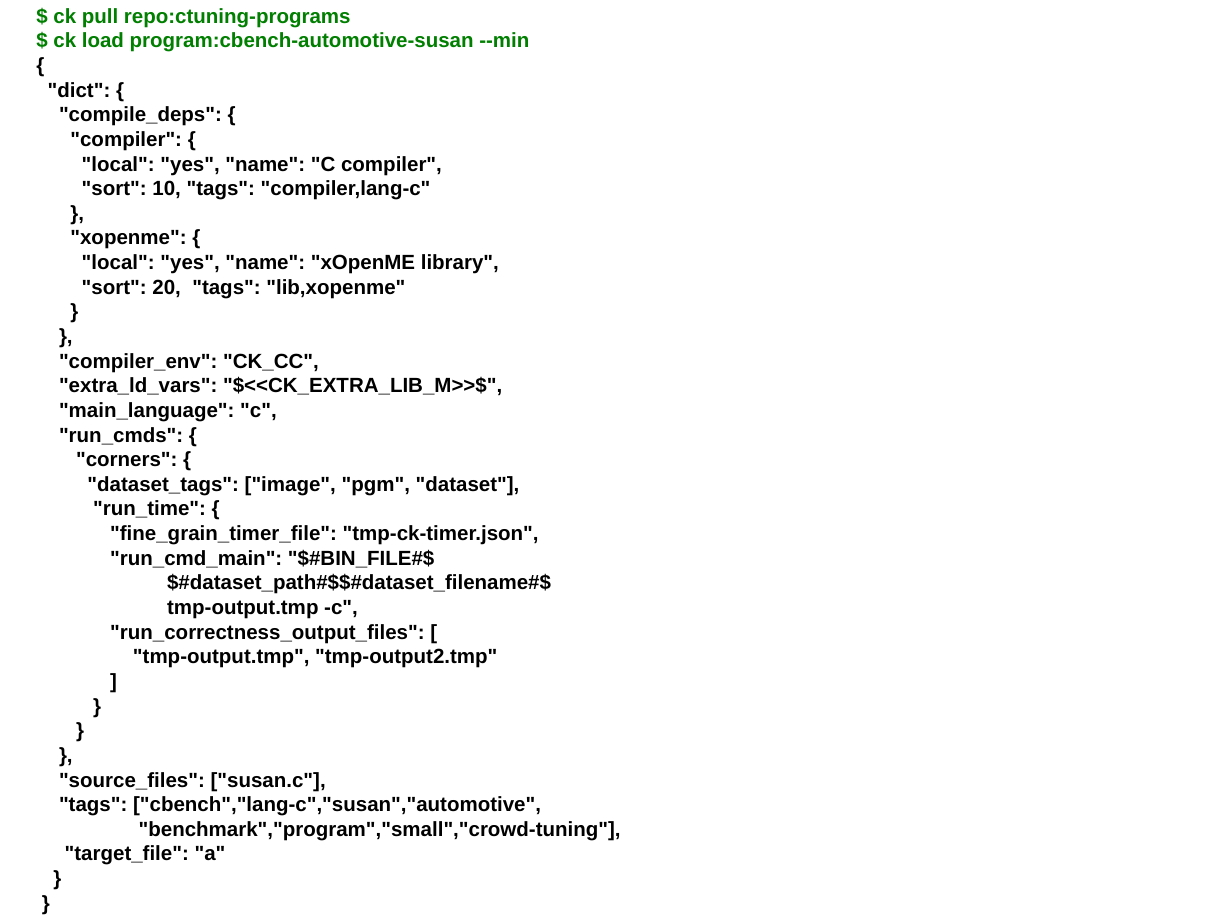
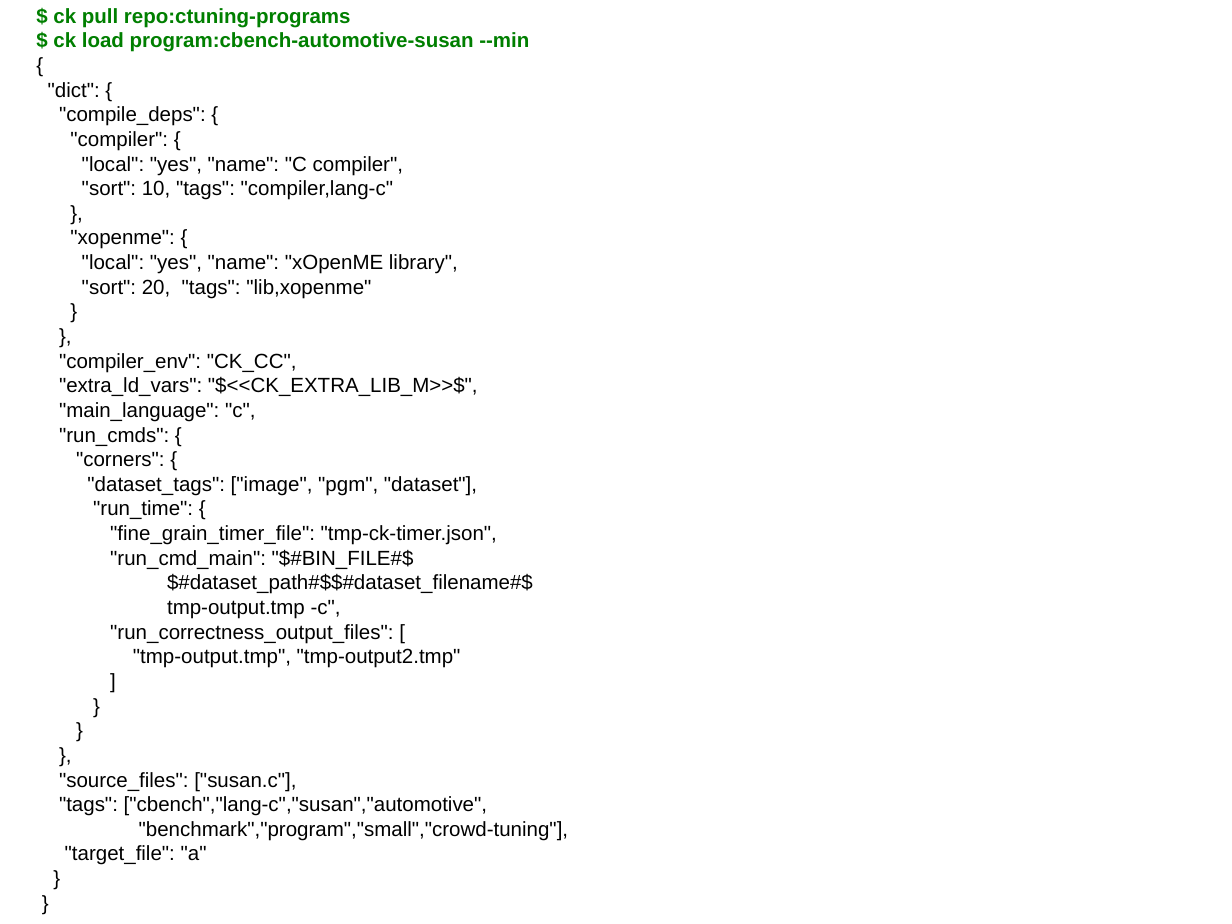
Before and after one commit to ctuning/ck-assets, a slide deck: slide 1 of slide/convert-to-ck/354165ad6dde5667.ppt. Drawn at 1232x924 pixels with LibreOffice and Linux fonts; fonts in the diff are those of the drawing. Boxes give left, top, right and bottom in pixels: in the first picture for what was removed or moved away, otherwise in the second. Text is boxed around its words. In the diff, an @@ line names an element or a change of style, - is before the commit and + after.

Commit message:
meta for compiler autotuning

```diff
--- a/slide/convert-to-ck/354165ad6dde5667.ppt
+++ b/slide/convert-to-ck/354165ad6dde5667.ppt
@@ text at bbox=[48, 82, 568, 865]: bold off @@
```
Also in this commit, not shown: 20 other files.
